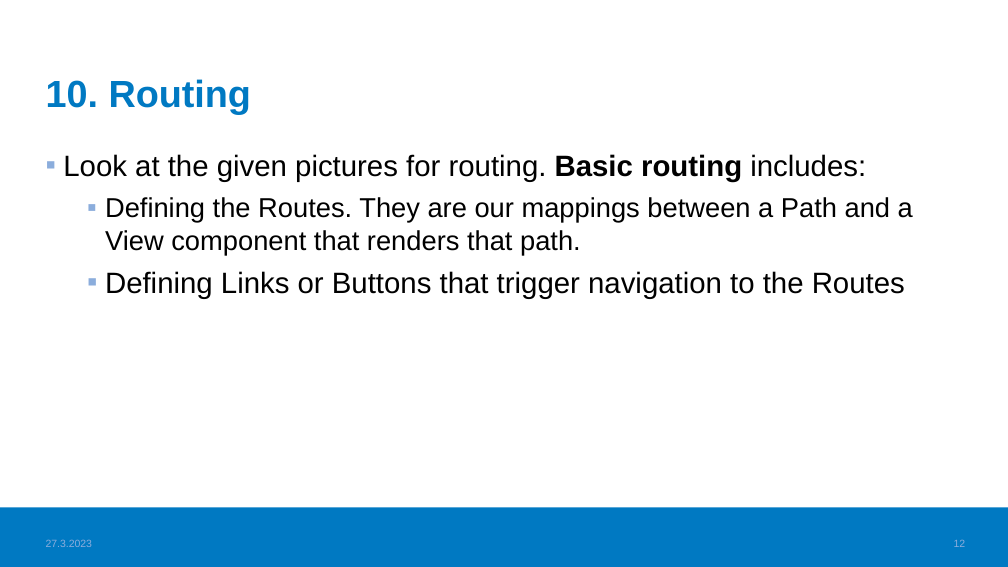
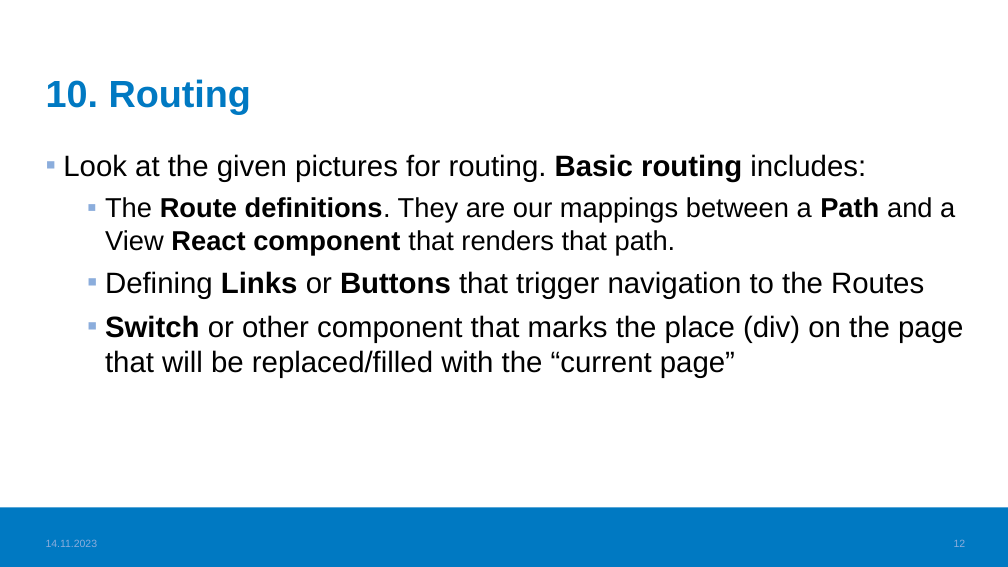
Before and after one commit to haagahelia/ohke-teknologiat, a slide deck: slide 12 of 05_frontend/Frontend_VideoTopics.pptx. Drawn at 1008x567 pixels with LibreOffice and Linux fonts; fonts in the diff are those of the drawing; background and template pictures are left out. Boxes give left, top, right and bottom in pixels: in the first picture for what was removed or moved away, otherwise in the second. Text is boxed around its words. In the diff, an @@ line names an element or a change of style, - is before the commit and + after.

```diff
--- a/05_frontend/Frontend_VideoTopics.pptx
+++ b/05_frontend/Frontend_VideoTopics.pptx
@@ text at (x1=105, y1=197, x2=955, y2=255): text changed @@
-  ▪ Defining the Routes. They are our mappings between a Path and a View component that renders that path.
+  ▪ The Route definitions. They are our mappings between a Path and a View React component that renders that path.
@@ text at (x1=105, y1=271, x2=924, y2=299): bold on in "Links Buttons" @@
@@ text at (x1=105, y1=315, x2=963, y2=378): paragraph added @@
+  ▪ Switch or other component that marks the place (div) on the page that will be replaced/filled with the “current page”
@@ text at (x1=46, y1=539, x2=98, y2=547): text changed @@
-27.3.2023
+14.11.2023
```
Also in this commit, not shown: 15 other slides changed, 1 slide removed, 3 other files.
